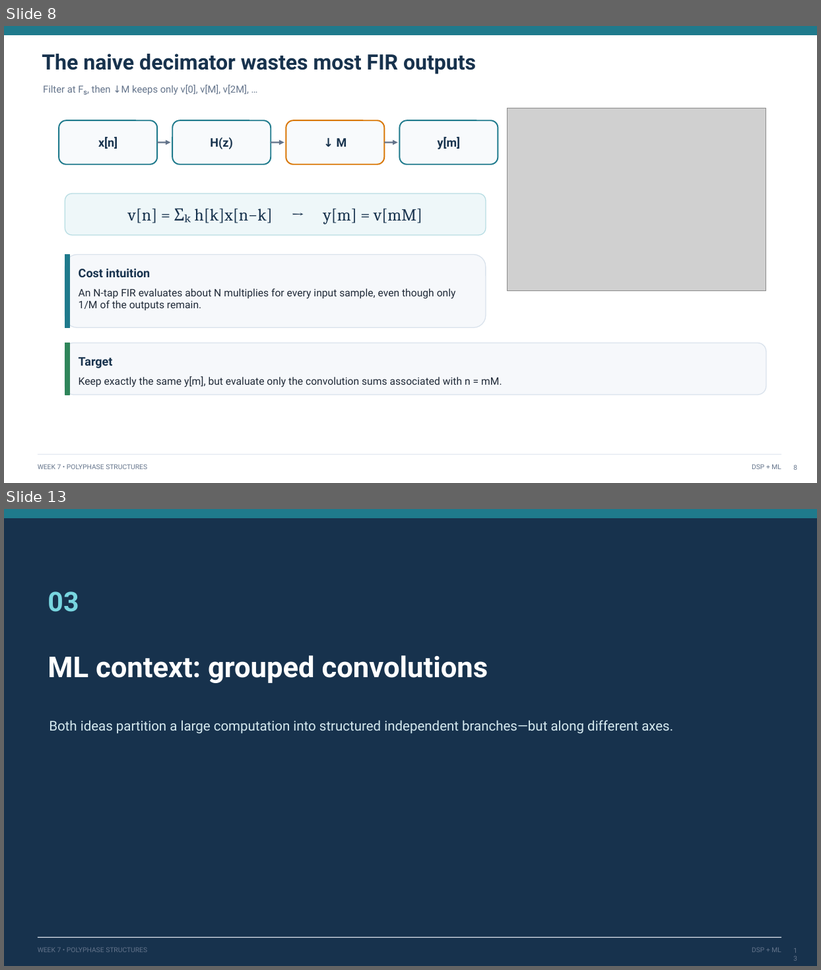
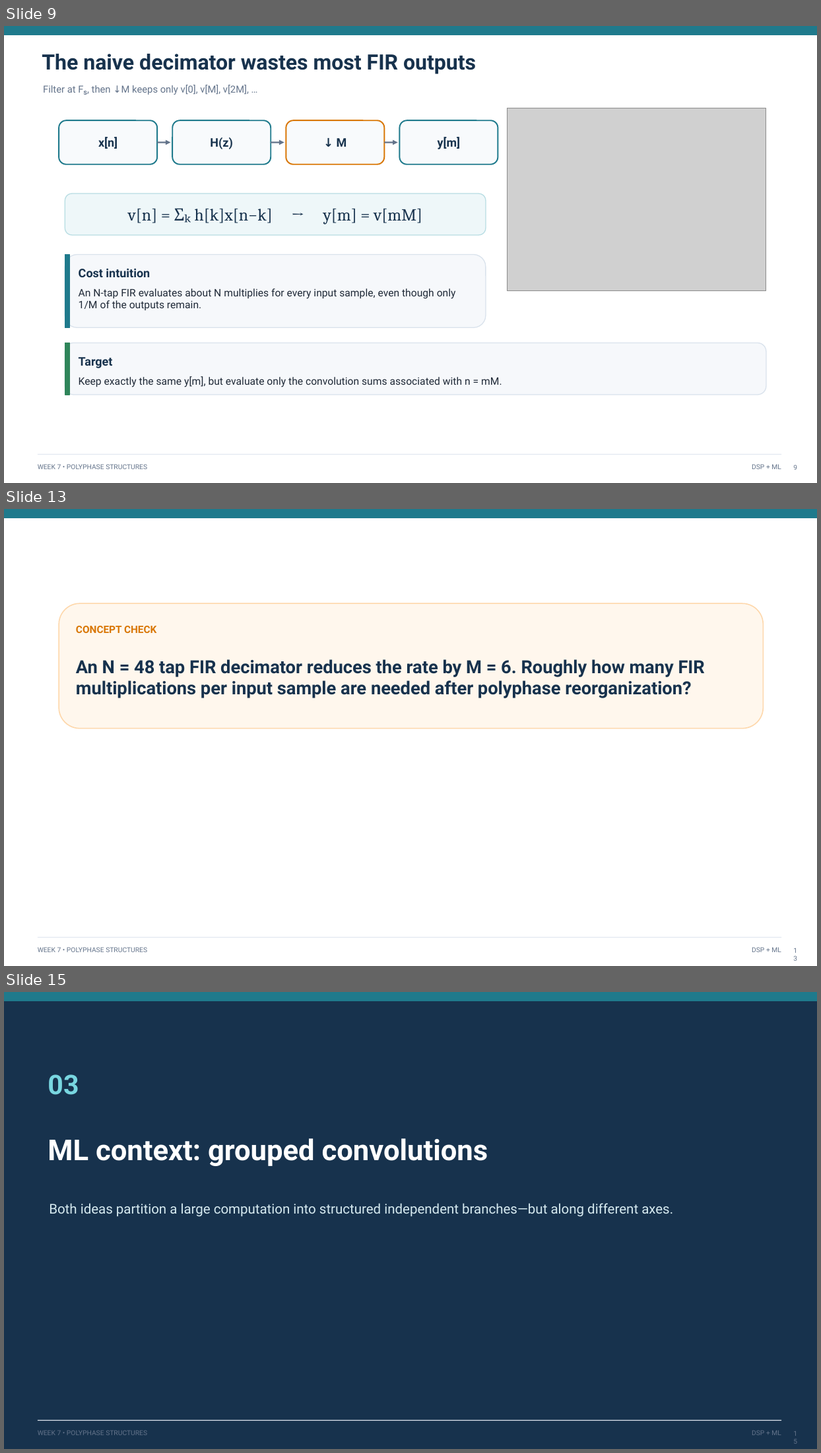
Before and after one commit to mathys2000/ecen45632_f26, a slide deck: python/CourseDesign/Week07e/Week7_Lecture13_Polyphase_Efficient_Decimation.pptx. Shown one above the other, each under a label of ours: slides 8 and 13 before the commit, slides 9, 13 and 15 after it; the slides between them are not shown. The pictures are 821x970 and 821x1453 pixels, drawn with LibreOffice and Linux fonts; fonts in the diff are those of the drawing; grey boxes stand for pictures. Boxes give left, top, right and bottom in pixels: in the first picture for what was removed or moved away, otherwise in the second. Text is boxed around its words. In the diff, an @@ line names an element or a change of style, - is before the commit and + after.

```diff
--- a/python/CourseDesign/Week07e/Week7_Lecture13_Polyphase_Efficient_Decimation.pptx
+++ b/python/CourseDesign/Week07e/Week7_Lecture13_Polyphase_Efficient_Decimation.pptx
@@ slide 13 added at (4,509,817,966), background #FFFFFF; not listed: 4 template elements that a slide beside it also shows @@
@@ rounded rectangle added at (59,603,764,729), fill #FFF7ED, outline #FED7AA 1.2 pt @@
@@ text added at (76,626,156,633), 12 pt, text #D97706, bold @@
+CONCEPT CHECK
@@ text added at (76,659,705,698), 21.3 pt, text #17324D, bold @@
+An N = 48 tap FIR decimator reduces the rate by M = 6. Roughly how many FIR multiplications per input sample are needed after polyphase reorganization?
@@ page number added at (788,944,801,955), 8 pt, text #64748B @@
+13
@@ what was slide 8 is now slide 9 @@
@@ what was slide 13 is now slide 15 @@
```
Also in this commit, not shown: 6 slides changed, 1 other slide added, 27 other files.
